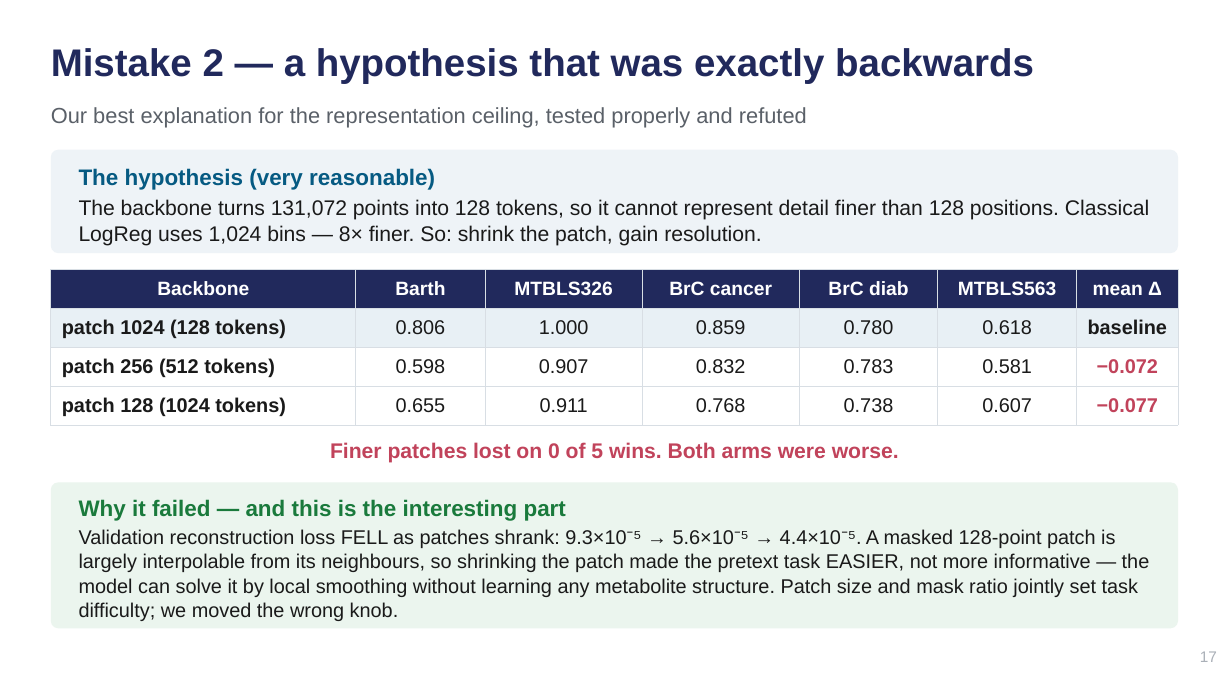
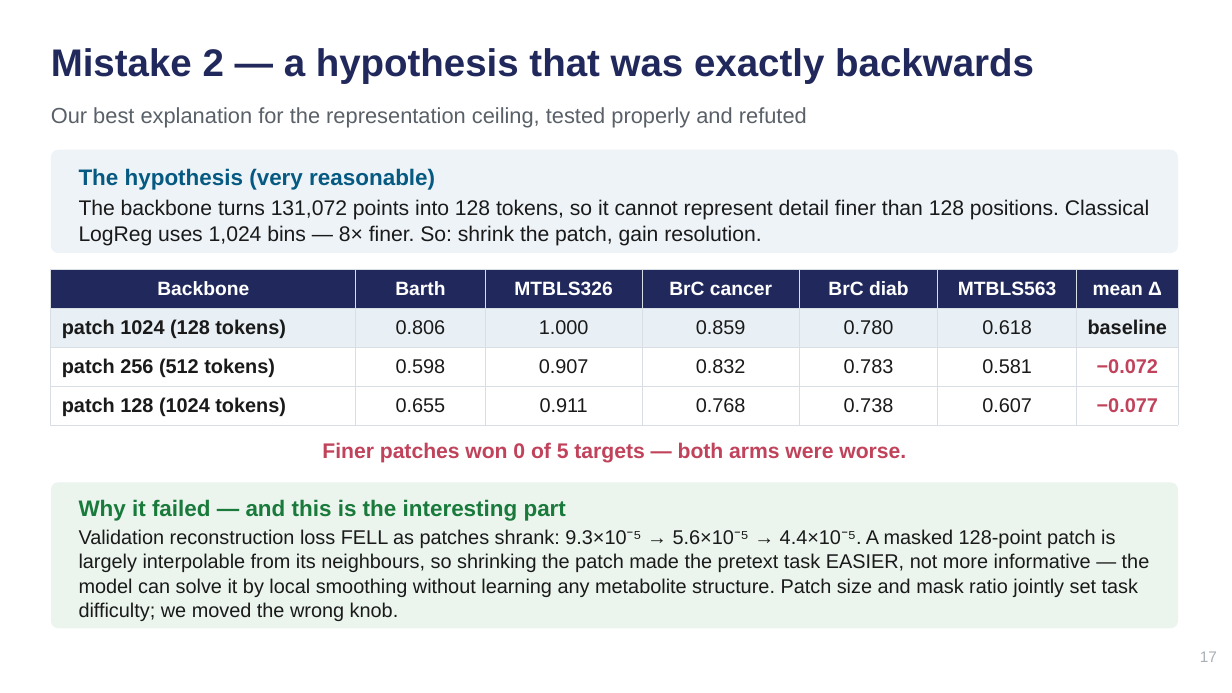
Before and after one commit to rama21094/NMR-Metabolomics-Foundational-Model, a slide deck: slide 17 of docs/Group_Meeting_2026-08-10.pptx. Drawn at 1232x693 pixels with LibreOffice and Linux fonts; fonts in the diff are those of the drawing. Boxes give left, top, right and bottom in pixels: in the first picture for what was removed or moved away, otherwise in the second. Text is boxed around its words. In the diff, an @@ line names an element or a change of style, - is before the commit and + after.

```diff
--- a/docs/Group_Meeting_2026-08-10.pptx
+++ b/docs/Group_Meeting_2026-08-10.pptx
@@ text at (322,442,906,463): text changed @@
-Finer patches lost on 0 of 5 wins. Both arms were worse.
+Finer patches won 0 of 5 targets — both arms were worse.
```
Also in this commit, not shown: 4 other files.
